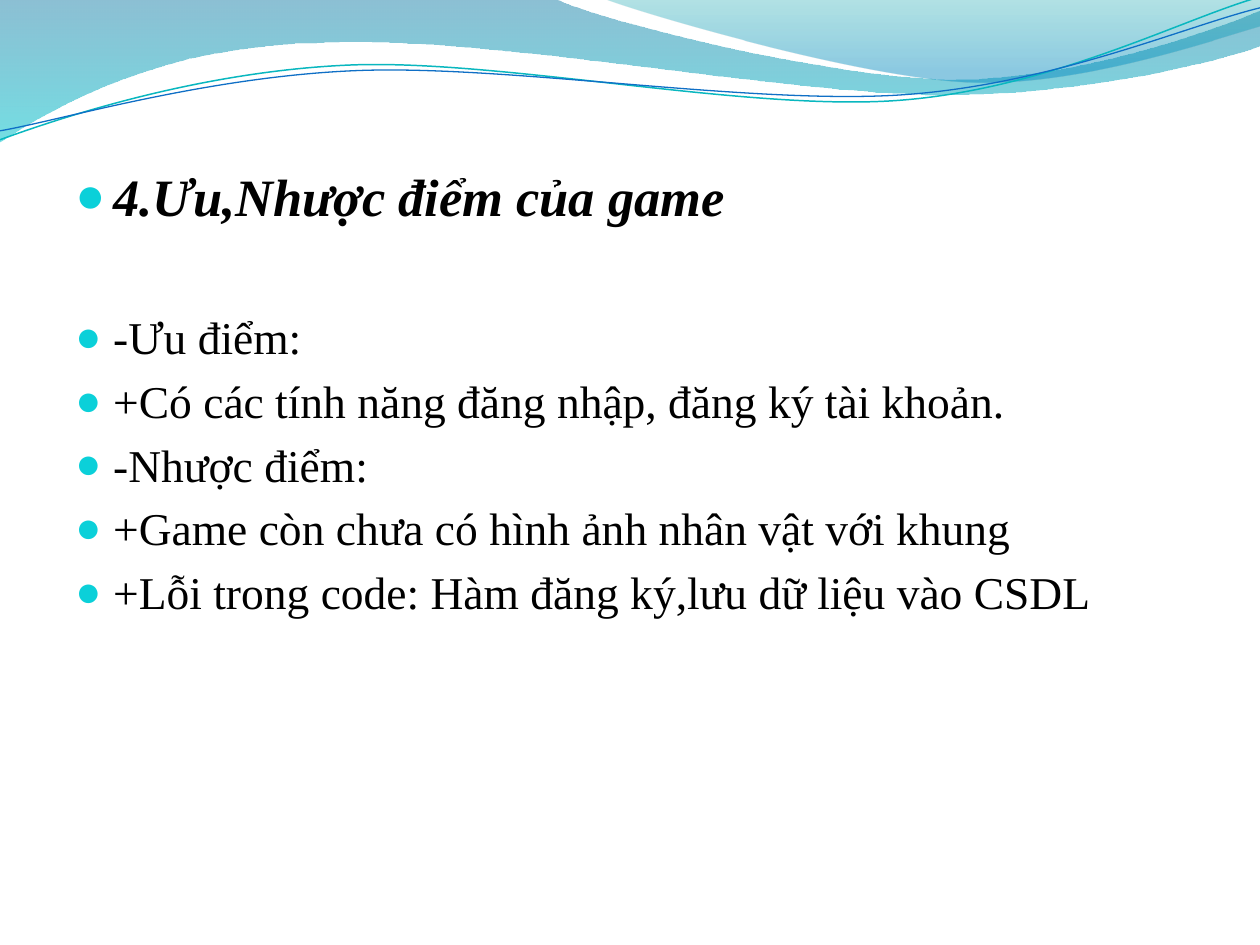
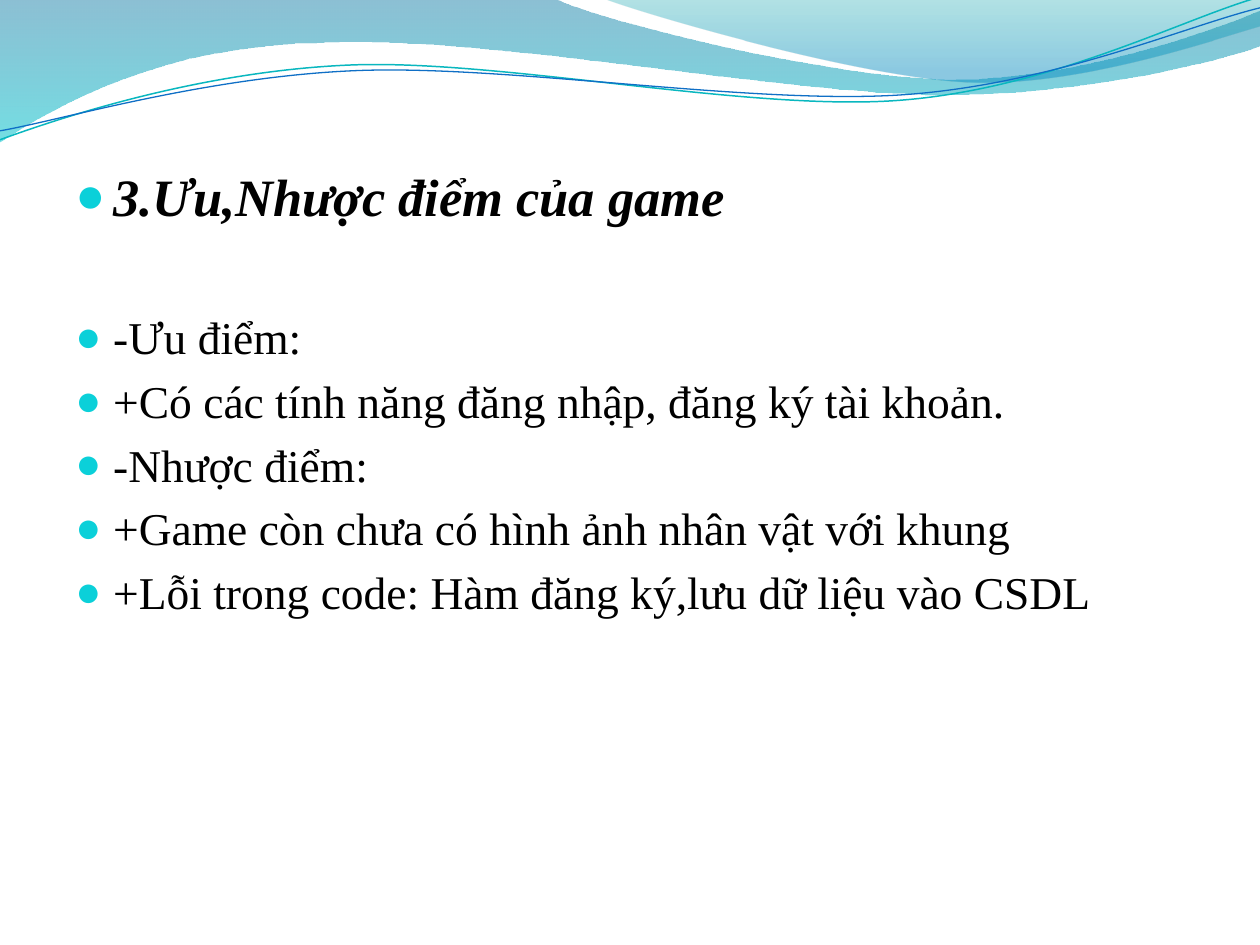
Before and after one commit to huynhle98/DoAn1, a slide deck: slide 21 of BÁO CÁO ĐỒ ÁN 1.pptx (slide 22 before the commit). Drawn at 1260x945 pixels with LibreOffice and Linux fonts; fonts in the diff are those of the drawing; background and template pictures are left out. Boxes give left, top, right and bottom in pixels: in the first picture for what was removed or moved away, otherwise in the second. Text is boxed around its words. In the diff, an @@ line names an element or a change of style, - is before the commit and + after.

```diff
--- a/BÁO CÁO ĐỒ ÁN 1.pptx
+++ b/BÁO CÁO ĐỒ ÁN 1.pptx
@@ text at bbox=[113, 178, 725, 226]: text changed @@
-● 4.Ưu,Nhược điểm của game
+● 3.Ưu,Nhược điểm của game
```
Also in this commit, not shown: 4 other slides changed, 1 slide added, 1 other file.
